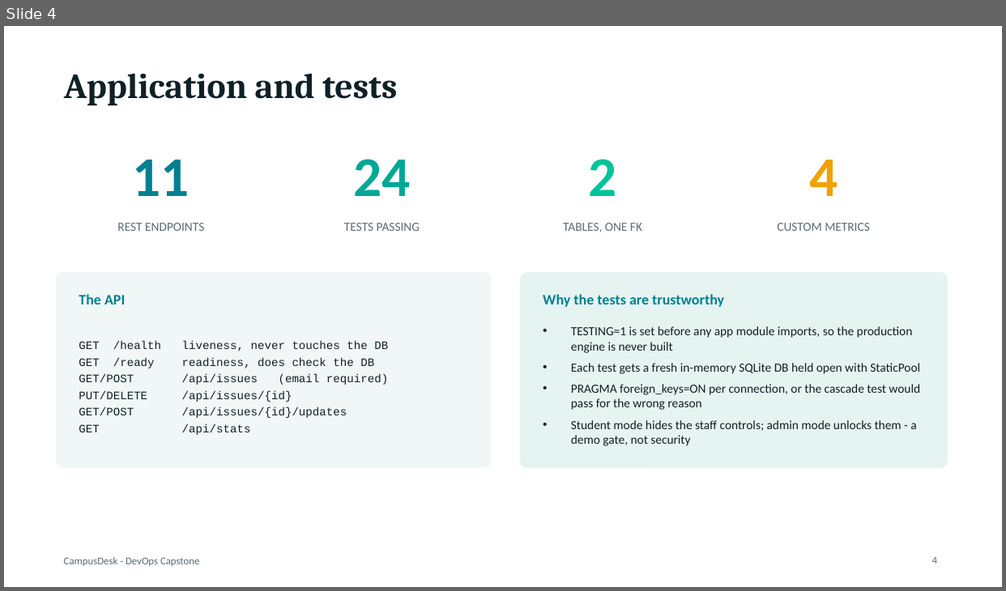
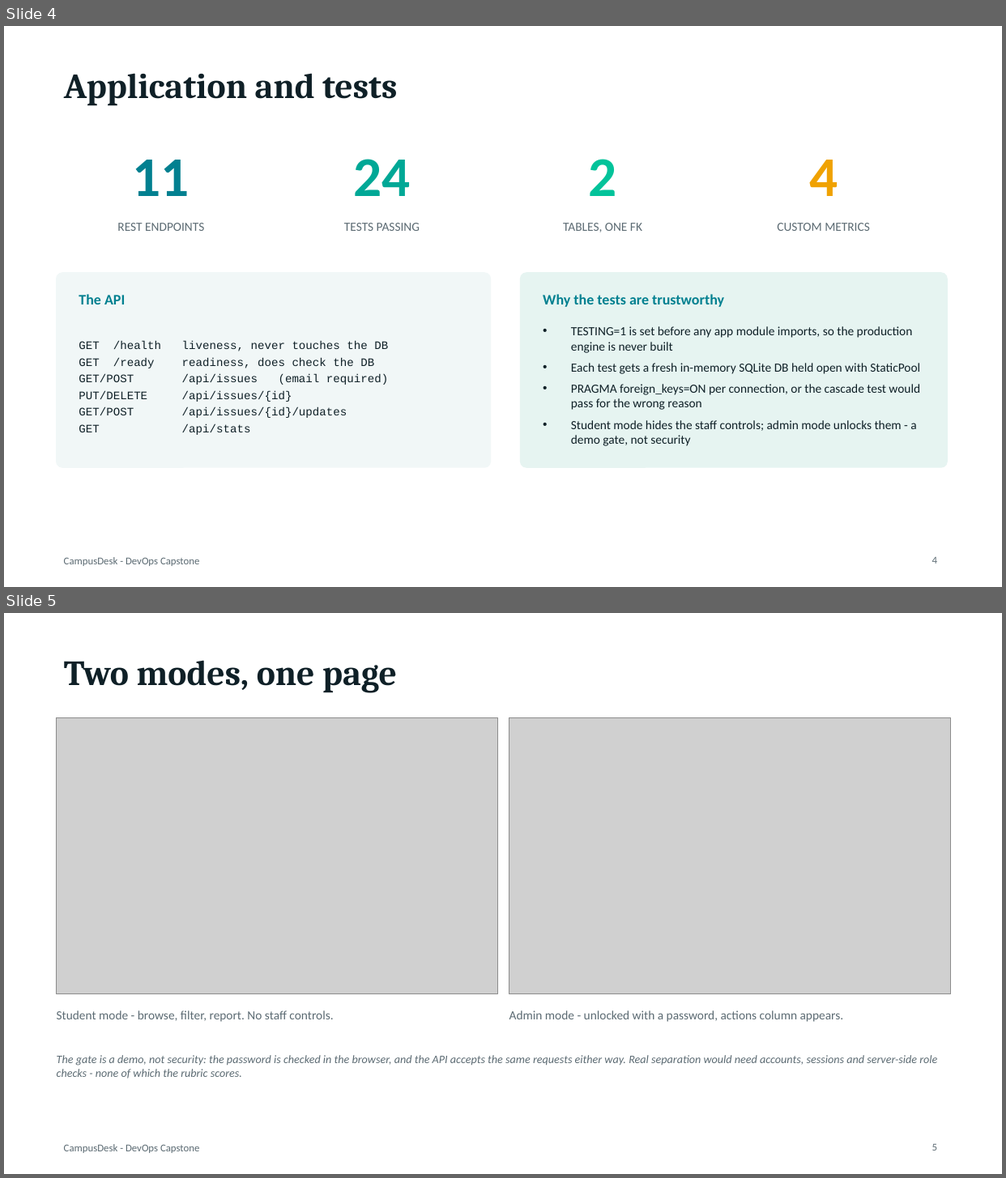
Before and after one commit to lakshay776/DevOpsAssignment, a slide deck: session21-devops-capstone-final/CampusDesk-Capstone.pptx. Shown one above the other, each under a label of ours: slide 4 before the commit, slides 4 and 5 after it. The pictures are 1006x591 and 1006x1178 pixels, drawn with LibreOffice and Linux fonts; fonts in the diff are those of the drawing; grey boxes stand for pictures. Boxes give left, top, right and bottom in pixels: in the first picture for what was removed or moved away, otherwise in the second. Text is boxed around its words. In the diff, an @@ line names an element or a change of style, - is before the commit and + after.

Commit message:
Add screenshots for every module the rubric asks evidence for
Seventeen captures in screenshots/, wired into the README section by
section, and two of them into the presentation.

Browser shots (01-08) were captured by driving Chromium against the
running app with Playwright: student mode, the report modal with the
required email field, the admin gate rejecting a wrong password, admin
mode unlocked, the issue detail with worklog and contact address, a
filtered view, the generated Swagger page, and the layout at 414px.

Terminal shots (09-17) are the exact output of the exact command,
typeset into an image: pytest -v with all 24 test names, the Compose
stack with health probes, the custom metrics, git history, Trivy clean
on both images, terraform apply with the cluster outputs, terraform
destroy, kubectl and helm against the live EKS cluster, and the
Prometheus targets with Grafana.

The README now states how the screenshots were produced, so nobody has
to guess whether they are real.

```diff
--- a/session21-devops-capstone-final/CampusDesk-Capstone.pptx
+++ b/session21-devops-capstone-final/CampusDesk-Capstone.pptx
@@ slide 5 added at bbox=[4, 613, 1002, 1174], background #FFFFFF; not listed: 1 template element that a slide beside it also shows @@
@@ title added at bbox=[64, 660, 397, 693], 34 pt, text #0F2027, bold @@
+Two modes, one page
@@ picture added at bbox=[57, 717, 498, 994] @@
@@ picture added at bbox=[509, 717, 951, 994] @@
@@ text added at bbox=[57, 1011, 333, 1022], 12 pt, text #5C6B73 @@
+Student mode - browse, filter, report. No staff controls.
@@ text added at bbox=[509, 1011, 844, 1022], 12 pt, text #5C6B73 @@
+Admin mode - unlocked with a password, actions column appears.
@@ text added at bbox=[57, 1055, 937, 1079], 11 pt, text #5C6B73, italic @@
+The gate is a demo, not security: the password is checked in the browser, and the API accepts the same requests either way. Real separation would need accounts, sessions and server-side role checks - none of which the rubric scores.
@@ page number added at bbox=[932, 1144, 937, 1151], 10 pt, text #5C6B73 @@
+5
```
Also in this commit, not shown: 1 other slide added, 18 other files.
